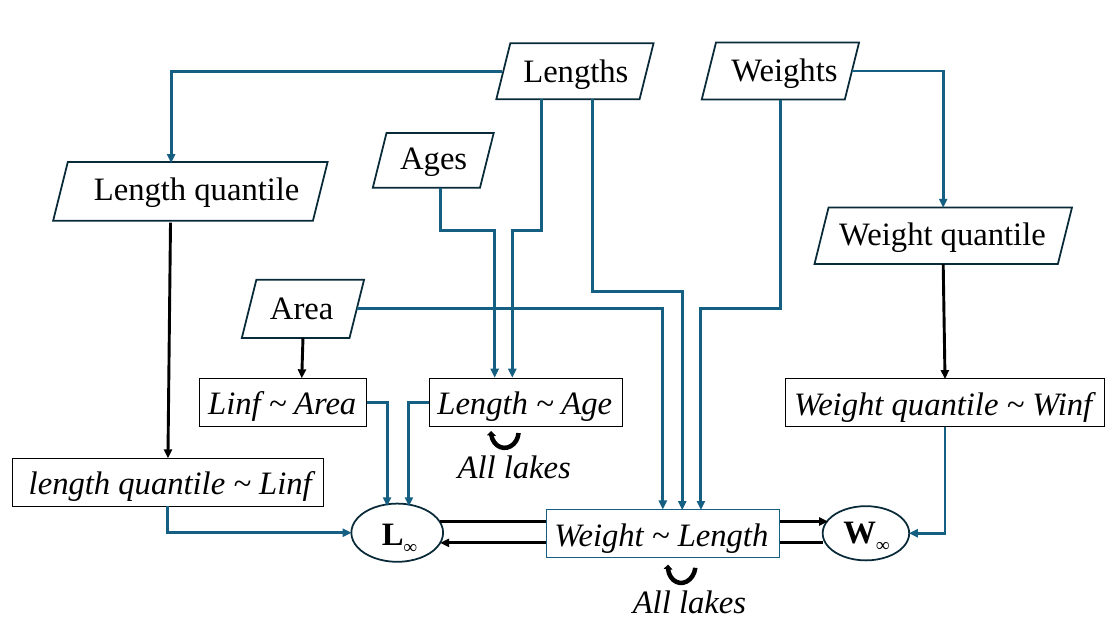
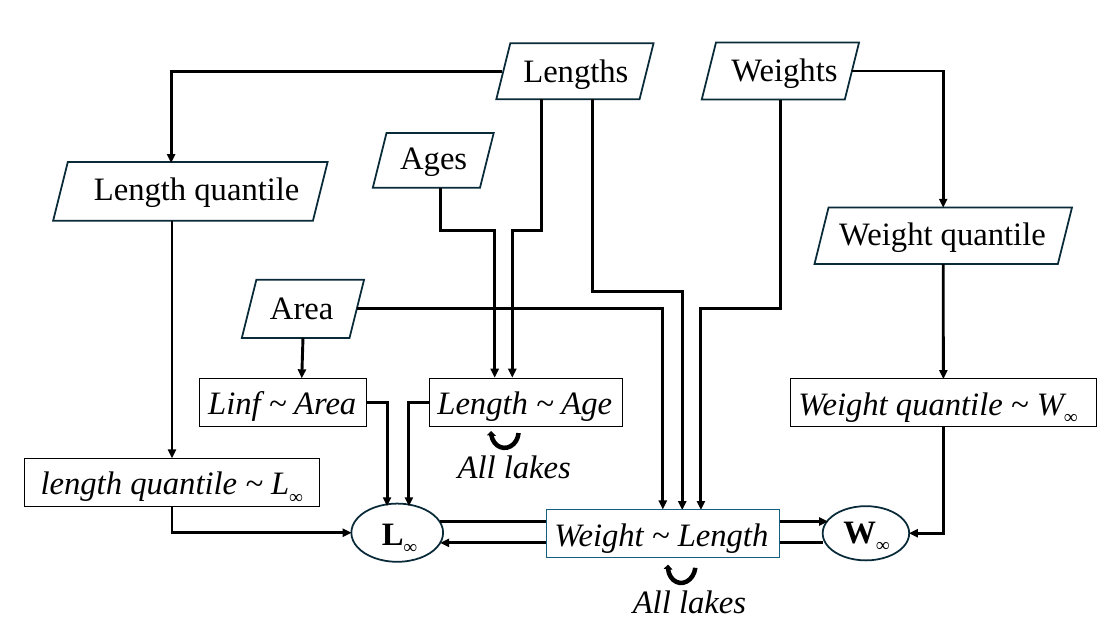
Before and after one commit to ADFG-DSF/lake_trout_lengthweight, a slide deck: slide 1 of flowchart1.pptx. Drawn at 1120x630 pixels with LibreOffice and Linux fonts; fonts in the diff are those of the drawing. Boxes give left, top, right and bottom in pixels: in the first picture for what was removed or moved away, otherwise in the second. Text is boxed around its words. In the diff, an @@ line names an element or a change of style, - is before the commit and + after.

```diff
--- a/flowchart1.pptx
+++ b/flowchart1.pptx
@@ elbow arrow (502, 71) - (171, 163): stroke #156082 2.5 pt to #000000 2.5 pt @@
@@ elbow arrow (852, 71) - (944, 208): stroke #156082 2.5 pt to #000000 2.5 pt @@
@@ elbow arrow (542, 99) - (513, 377): stroke #156082 2.5 pt to #000000 2.5 pt @@
@@ elbow arrow (592, 99) - (682, 510): stroke #156082 2.5 pt to #000000 2.5 pt @@
@@ elbow arrow (781, 100) - (701, 510): stroke #156082 2.5 pt to #000000 2.5 pt @@
@@ elbow arrow (440, 188) - (495, 377): stroke #156082 2.5 pt to #000000 2.5 pt @@
@@ arrow moved from (171, 223) - (168, 458) to (172, 221) - (172, 458) @@
@@ elbow arrow (357, 309) - (663, 509): stroke #156082 2.5 pt to #000000 2.5 pt @@
@@ rectangle "Weight quantile ~ W∞": place and size @@
-rectangle "Weight quantile ~ W∞" at <box>786,379,1105,427</box>
+rectangle "Weight quantile ~ W∞" at <box>791,379,1097,427</box>
@@ elbow arrow (366, 402) - (387, 506): stroke #156082 2.5 pt to #000000 2.5 pt @@
@@ elbow arrow (429, 402) - (409, 506): stroke #156082 2.5 pt to #000000 2.5 pt @@
@@ text in rectangle at <box>798,392,1064,422</box>: text changed @@
-Weight quantile ~ Winf
+Weight quantile ~ W∞
@@ elbow arrow (944, 427) - (909, 534): stroke #156082 2.5 pt to #000000 2.5 pt; route changed @@
@@ rectangle "length quantile ~ L∞": place and size @@
-rectangle "length quantile ~ L∞" at <box>13,458,323,506</box>
+rectangle "length quantile ~ L∞" at <box>24,458,320,506</box>
@@ text in rectangle at <box>41,471,289,501</box>: text changed @@
-length quantile ~ Linf
+length quantile ~ L∞
@@ elbow arrow moved from (168, 507) - (351, 533) to (172, 507) - (351, 533) @@
@@ elbow arrow (172, 507) - (351, 533): stroke #156082 2.5 pt to #000000 2.5 pt @@
```
Also in this commit, not shown: 3 other files.
